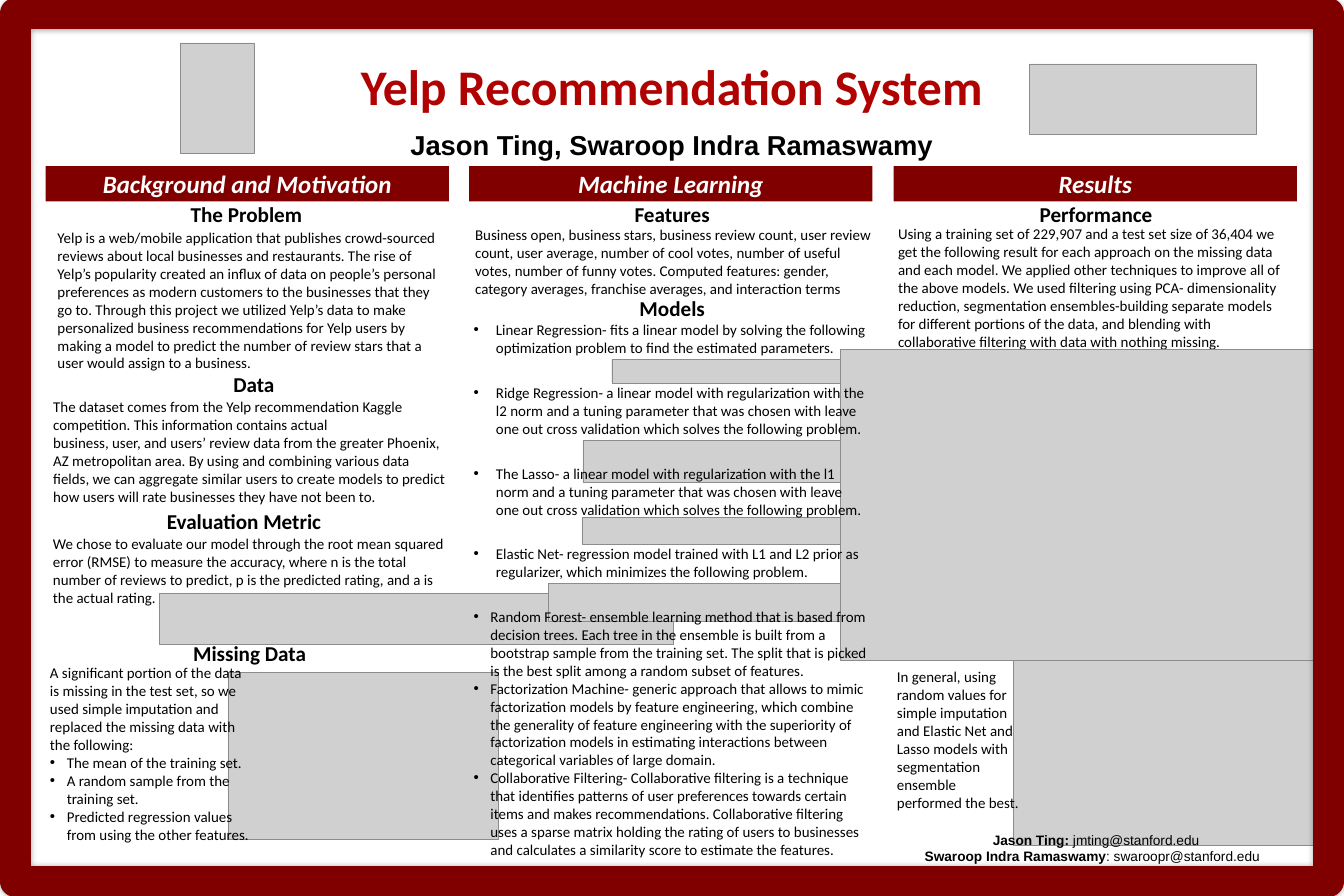
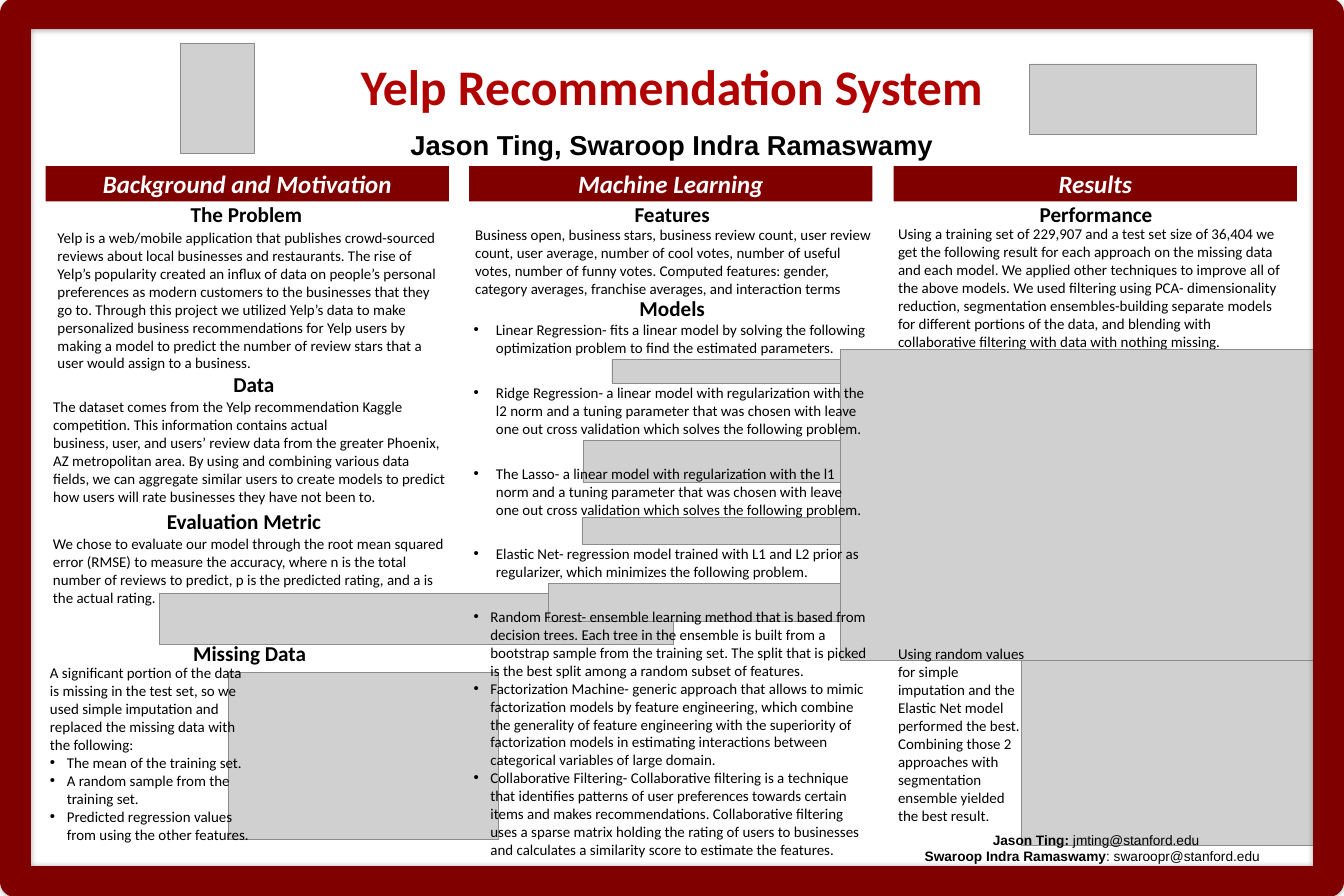
Before and after one commit to s-ramaswamy/CS-229-project, a slide deck: slide 1 of Ting_Ramaswamy_cs229Poster.pptx. Drawn at 1344x896 pixels with LibreOffice and Linux fonts; fonts in the diff are those of the drawing; grey boxes stand for pictures. Boxes give left, top, right and bottom in pixels: in the first picture for what was removed or moved away, otherwise in the second. Text is boxed around its words. In the diff, an @@ line names an element or a change of style, - is before the commit and + after.

Commit message:
minor poster edit

```diff
--- a/Ting_Ramaswamy_cs229Poster.pptx
+++ b/Ting_Ramaswamy_cs229Poster.pptx
@@ text at [898,648,1024,821]: text changed @@
-In general, using random values for simple imputation and Elastic Net and Lasso models with segmentation ensemble performed the best.
+Using random values for simple imputation and the Elastic Net model performed the best. Combining those 2 approaches with segmentation ensemble yielded the best result.
@@ picture: place and size @@
-picture at [1014,654,1332,845]
+picture at [1021,654,1340,845]
```
Also in this commit, not shown: 1 other file.
